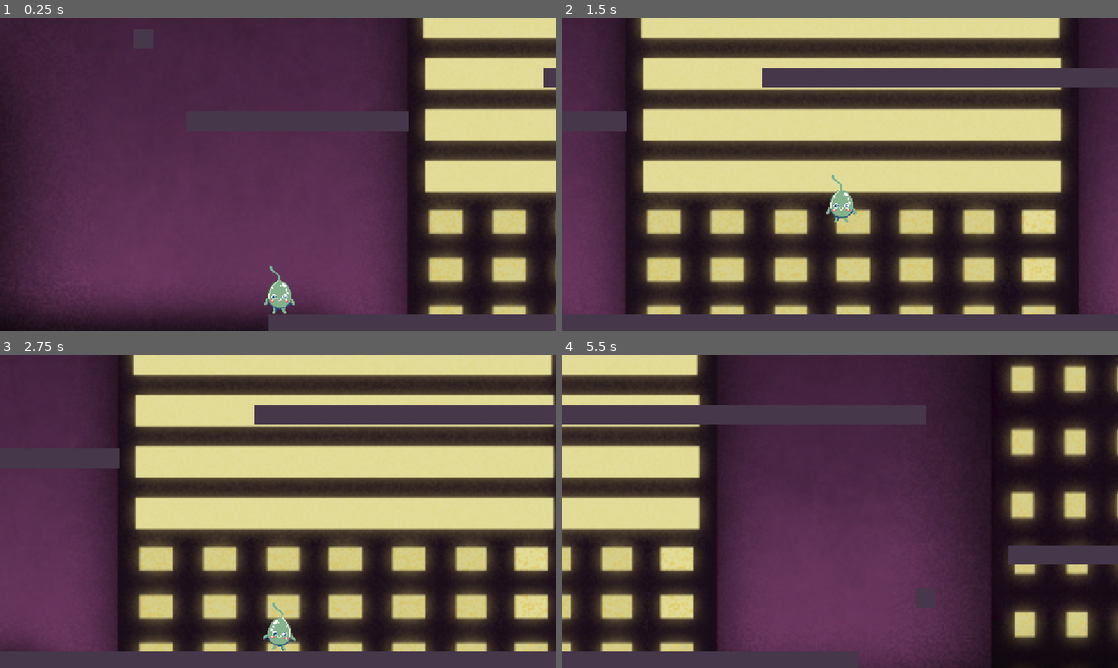
Above: before the commit, frames 1-4 (two rows, left to right).
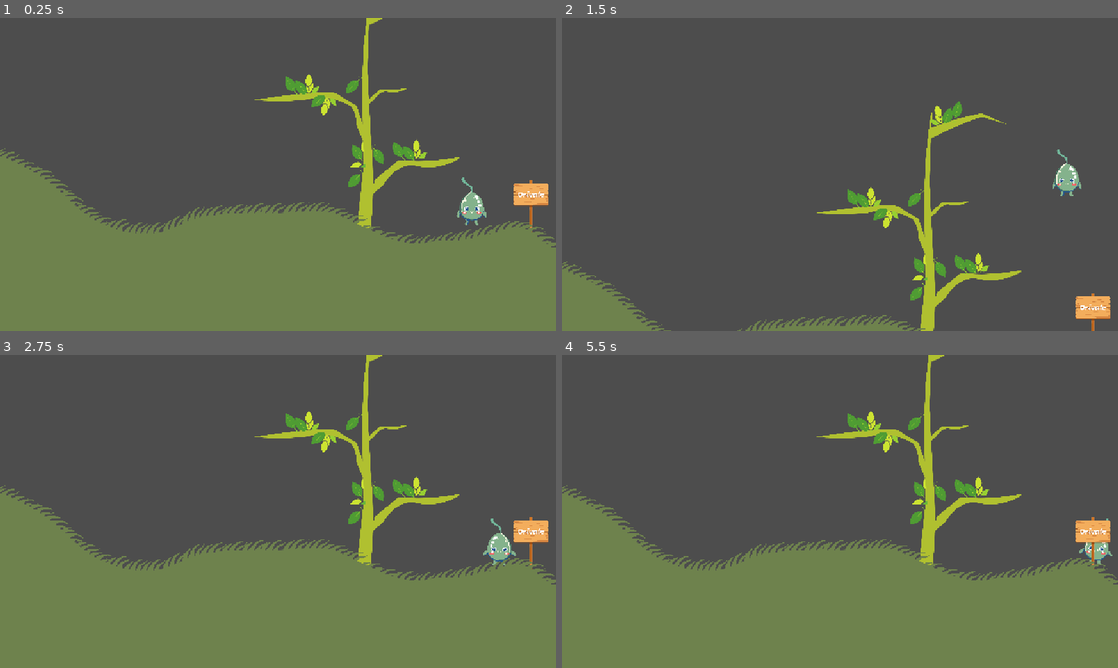
Above: after the commit, the same moments.

Repository: akkajoe/Wandr
Game: Godot game, scene res://levels/level_02.tscn
The game is run twice, just before and just after one commit, with the same random seed, the same clock (stepped at 60 frames per second) and the same inputs. Before the commit the project starts from res://levels/level_01.tscn.
Inputs:
- Up to frame 1 (0.25 s): no input
- Up to frame 2 (1.5 s): hold D (right) from 0.53 s (still down); tap Space (jump) at 0.77 s
- Up to frame 3 (2.75 s): tap Space (jump) at 1.52 s; release D (right) at 2.03 s; hold A (left) from 2.03 s (still down)
- Up to frame 4 (5.5 s): release A (left) at 2.78 s; hold D (right) 2.78-4.28 s; tap Space (jump) at 3.02, 3.77, 4.52 s; hold A (left) 4.28-5.03 s; hold D (right) from 5.03 s (still down)

The runs differ from the first frame. In frame 1, 97% of the frame differs, in the area x 0-100%, y 0-100%; in frame 2, 91%; in frame 3, 95%; in frame 4, 95%.

Commit message:
Added leaf sounds on collison with leaves and bg calm bird sounds

Diff:
--- a/wandr/Player/player.gd
+++ b/wandr/Player/player.gd
@@ -67,8 +67,14 @@
 	show()
 
 
+func _on_detectionarea_area_entered(area: Area2D) -> void:
+	if area.is_in_group("leaf"):
+		print("inside leaf")
+		var audio_player = area.get_node_or_null("AudioStreamPlayer2D")
+		if audio_player:
+			print("playing leaf!")
+			audio_player.play()
 
-func _on_detectionarea_area_entered(area: Area2D) -> void:
 	if area.is_in_group("grass"):
 		print("true")
 		# If we already had a grass patch, manually revert it to idle
@@ -83,6 +89,12 @@
 
 func _on_detectionarea_area_exited(area: Area2D) -> void:
 	# If the exited area is our current grass patch, idle it
+	if area.is_in_group("leaf"):
+		var audio_player = area.get_node_or_null("AudioStreamPlayer2D")
+		if audio_player:
+			print("playing leaf!")
+			audio_player.stop()
+
 	if area == current_grass:
 		current_grass.get_node("AnimatedSprite2D").play("idle")
 		current_grass = null
--- a/wandr/Player/player.tscn
+++ b/wandr/Player/player.tscn
@@ -48,7 +48,7 @@
 scale = Vector2(0.2, 0.2)
 sprite_frames = SubResource("SpriteFrames_vtle1")
 animation = &"run"
-frame_progress = 0.912525
+frame_progress = 0.757567
 
 [node name="CollisionShape2D" type="CollisionShape2D" parent="."]
 position = Vector2(6, 42)
--- /dev/null
+++ b/wandr/leaf.tscn
@@ -0,0 +1,17 @@
+[gd_scene load_steps=3 format=3 uid="uid://cqojob2slctjo"]
+
+[ext_resource type="AudioStream" uid="uid://bel408yqoaiwk" path="res://assets/audio/sound-of-rustling-leaves-in-a-light-breeze-hd-260729.mp3" id="1_p3lty"]
+
+[sub_resource type="RectangleShape2D" id="RectangleShape2D_qgvdh"]
+size = Vector2(19, 7)
+
+[node name="Area2D" type="Area2D" groups=["leaf"]]
+
+[node name="CollisionShape2D" type="CollisionShape2D" parent="." groups=["leaf"]]
+position = Vector2(2.5, -2.5)
+shape = SubResource("RectangleShape2D_qgvdh")
+
+[node name="AudioStreamPlayer2D" type="AudioStreamPlayer2D" parent="."]
+stream = ExtResource("1_p3lty")
+volume_db = 10.526
+pitch_scale = 1.86
--- a/wandr/levels/level_01.tscn
+++ b/wandr/levels/level_01.tscn
@@ -1,9 +1,10 @@
-[gd_scene load_steps=7 format=4 uid="uid://boanu56dhkb13"]
+[gd_scene load_steps=8 format=4 uid="uid://boanu56dhkb13"]
 
 [ext_resource type="PackedScene" uid="uid://cglvmvx001t2w" path="res://level_base.tscn" id="1_qghah"]
 [ext_resource type="PackedScene" uid="uid://ddgdwqk60fktj" path="res://items/door.tscn" id="2_mckh2"]
 [ext_resource type="Texture2D" uid="uid://dbsqpdhe5fhf2" path="res://assets/items/door.png" id="3_81a5f"]
 [ext_resource type="Texture2D" uid="uid://cxmommm5wm7mm" path="res://assets/bg/city_bg.jpg" id="4_gg43x"]
+[ext_resource type="AudioStream" uid="uid://dmfjnwevcrvq6" path="res://assets/audio/rustling-grass-2-101283.mp3" id="5_mllcm"]
 
 [sub_resource type="TileSetAtlasSource" id="TileSetAtlasSource_gg43x"]
 texture = ExtResource("3_81a5f")
@@ -47,4 +48,7 @@
 scale = Vector2(1.63448, 1.63448)
 texture = ExtResource("4_gg43x")
 
+[node name="AudioStreamPlayer2D" type="AudioStreamPlayer2D" parent="." index="6"]
+stream = ExtResource("5_mllcm")
+
 [connection signal="body_entered" from="door" to="." method="_on_door_entered"]
--- a/wandr/levels/level_02.gd
+++ b/wandr/levels/level_02.gd
@@ -4,15 +4,4 @@
 	$player.run_speed = 30  # New run speed for this level
 	$player.gravity = 300    # New gravity for this level
 	$player.reset($SpawnPoint.position)
-	set_camera_limits()
-
-func set_camera_limits():
-	var map_size = $World.get_used_rect()
-
-	# Left/Right (with optional padding)
-	#$player/Camera2D.limit_left  = map_size.position.x * cell_size.x
-	#$player/Camera2D.limit_right = map_size.end.x      * cell_size.x
-
-	## Top/Bottom (no extra offsets)
-	#$player/Camera2D.limit_top    = map_size.position.y * cell_size.y
-	#$player/Camera2D.limit_bottom = map_size.end.y      * cell_size.y
+	$AudioStreamPlayer2D.play()
--- a/wandr/levels/level_02.tscn
+++ b/wandr/levels/level_02.tscn
@@ -8,6 +8,8 @@
 [ext_resource type="Texture2D" uid="uid://bnqekm4mw134n" path="res://assets/World/tree2.png" id="5_gia0r"]
 [ext_resource type="Texture2D" uid="uid://bqgya8c6fosdy" path="res://assets/World/tree3.png" id="6_mihb8"]
 [ext_resource type="Texture2D" uid="uid://cei4ivpljga6d" path="res://assets/World/orivale_name.png" id="7_2owmk"]
+[ext_resource type="PackedScene" uid="uid://cqojob2slctjo" path="res://leaf.tscn" id="9_cwmx8"]
+[ext_resource type="AudioStream" uid="uid://dh1qxmoudtwh6" path="res://assets/audio/birds-chirping-calm-173695.mp3" id="10_05651"]
 
 [sub_resource type="RectangleShape2D" id="RectangleShape2D_h518d"]
 size = Vector2(28, 366.5)
@@ -70,7 +72,7 @@
 [node name="CollisionPolygon2D" type="CollisionPolygon2D" parent="StaticBody2D" index="8"]
 position = Vector2(913, 572)
 scale = Vector2(0.1, 0.1)
-polygon = PackedVector2Array(2390, 140, 2260, 20, 2090, -80, …(611 unchanged characters)… 400, -40, -10600, -20, -10790, -20, -11010, -100, -11270, -290, -11349.6, -350.475, -11540, -530, -11860, -690, -12000, -740, -11990, 760, -7460, 760, -130.001, 750, 2380, 740)
+polygon = PackedVector2Array(2390, 140, 2260, 20, 2090, -80, …(611 unchanged characters)… 400, -40, -10600, -20, -10790, -20, -11030, -80, -11300, -250, -11390, -330, -11610, -500, -11890, -620, -12000, -740, -11990, 760, -7460, 760, -130.001, 750, 2380, 740)
 
 [node name="tree3" type="Sprite2D" parent="StaticBody2D" index="9"]
 position = Vector2(503, 439)
@@ -552,3 +554,81 @@
 position = Vector2(-246, 515)
 rotation = 0.268781
 scale = Vector2(0.01, 0.01)
+
+[node name="leaf1" parent="." index="98" instance=ExtResource("9_cwmx8")]
+position = Vector2(1007, 379)
+
+[node name="leaf8" parent="." index="99" instance=ExtResource("9_cwmx8")]
+position = Vector2(481, 367)
+
+[node name="leaf9" parent="." index="100" instance=ExtResource("9_cwmx8")]
+position = Vector2(512, 487)
+
+[node name="leaf10" parent="." index="101" instance=ExtResource("9_cwmx8")]
+position = Vector2(505, 506)
+
+[node name="leaf11" parent="." index="102" instance=ExtResource("9_cwmx8")]
+position = Vector2(269, 447)
+scale = Vector2(2, 1)
+
+[node name="leaf2" parent="." index="103" instance=ExtResource("9_cwmx8")]
+position = Vector2(1029, 503)
+
+[node name="leaf3" parent="." index="104" instance=ExtResource("9_cwmx8")]
+position = Vector2(938, 447)
+
+[node name="leaf4" parent="." index="105" instance=ExtResource("9_cwmx8")]
+position = Vector2(980, 448)
+scale = Vector2(0.6, 0.8)
+
+[node name="leaf13" parent="." index="106" instance=ExtResource("9_cwmx8")]
+position = Vector2(459, 393)
+scale = Vector2(0.6, 0.8)
+
+[node name="leaf12" parent="." index="107" instance=ExtResource("9_cwmx8")]
+position = Vector2(494, 434)
+scale = Vector2(0.6, 0.8)
+
+[node name="leaf16" parent="." index="108" instance=ExtResource("9_cwmx8")]
+position = Vector2(451, 443)
+scale = Vector2(0.6, 0.8)
+
+[node name="leaf17" parent="." index="109" instance=ExtResource("9_cwmx8")]
+position = Vector2(468, 432)
+scale = Vector2(0.6, 0.8)
+
+[node name="leaf18" parent="." index="110" instance=ExtResource("9_cwmx8")]
+position = Vector2(446, 418)
+scale = Vector2(0.6, 0.8)
+
+[node name="leaf19" parent="." index="111" instance=ExtResource("9_cwmx8")]
+position = Vector2(235, 469)
+scale = Vector2(0.6, 0.8)
+
+[node name="leaf7" parent="." index="112" instance=ExtResource("9_cwmx8")]
+position = Vector2(1003, 505)
+scale = Vector2(0.6, 0.8)
+
+[node name="leaf5" parent="." index="113" instance=ExtResource("9_cwmx8")]
+position = Vector2(954, 462)
+
+[node name="leaf6" parent="." index="114" instance=ExtResource("9_cwmx8")]
+position = Vector2(985, 515)
+rotation = -1.51146
+scale = Vector2(1.5, 1)
+
+[node name="leaf15" parent="." index="115" instance=ExtResource("9_cwmx8")]
+position = Vector2(460, 492)
+rotation = -1.51146
+scale = Vector2(1.5, 1)
+
+[node name="leaf14" parent="." index="116" instance=ExtResource("9_cwmx8")]
+position = Vector2(448, 380)
+rotation = -1.51146
+scale = Vector2(1.5, 1)
+
+[node name="AudioStreamPlayer2D" type="AudioStreamPlayer2D" parent="." index="117"]
+stream = ExtResource("10_05651")
+volume_db = 7.157
+pitch_scale = 0.35
+parameters/looping = true
--- a/wandr/project.godot
+++ b/wandr/project.godot
@@ -11,7 +11,7 @@
 [application]
 
 config/name="Wandr"
-run/main_scene="uid://boanu56dhkb13"
+run/main_scene="uid://cn8sbqftn2ukg"
 config/features=PackedStringArray("4.4", "Forward Plus")
 config/icon="res://icon.svg"
 
Not shown, added: wandr/assets/audio/birds-chirping-calm-173695.mp3.import
Not shown, added: wandr/assets/audio/sound-of-rustling-leaves-in-a-light-breeze-hd-260729.mp3.import
Not shown: 1 places in wandr/levels/level_02.tscn that only renumber resources
Not shown, added: wandr/assets/audio/birds-chirping-calm-173695.mp3
Not shown, added: wandr/assets/audio/sound-of-rustling-leaves-in-a-light-breeze-hd-260729.mp3
